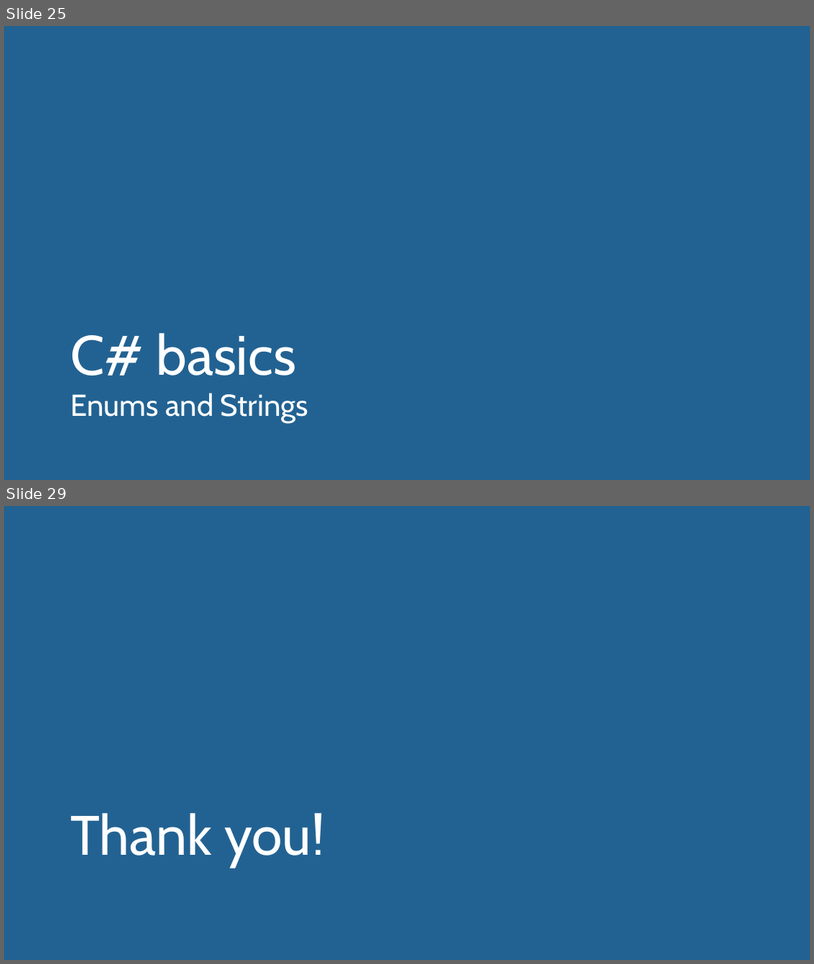
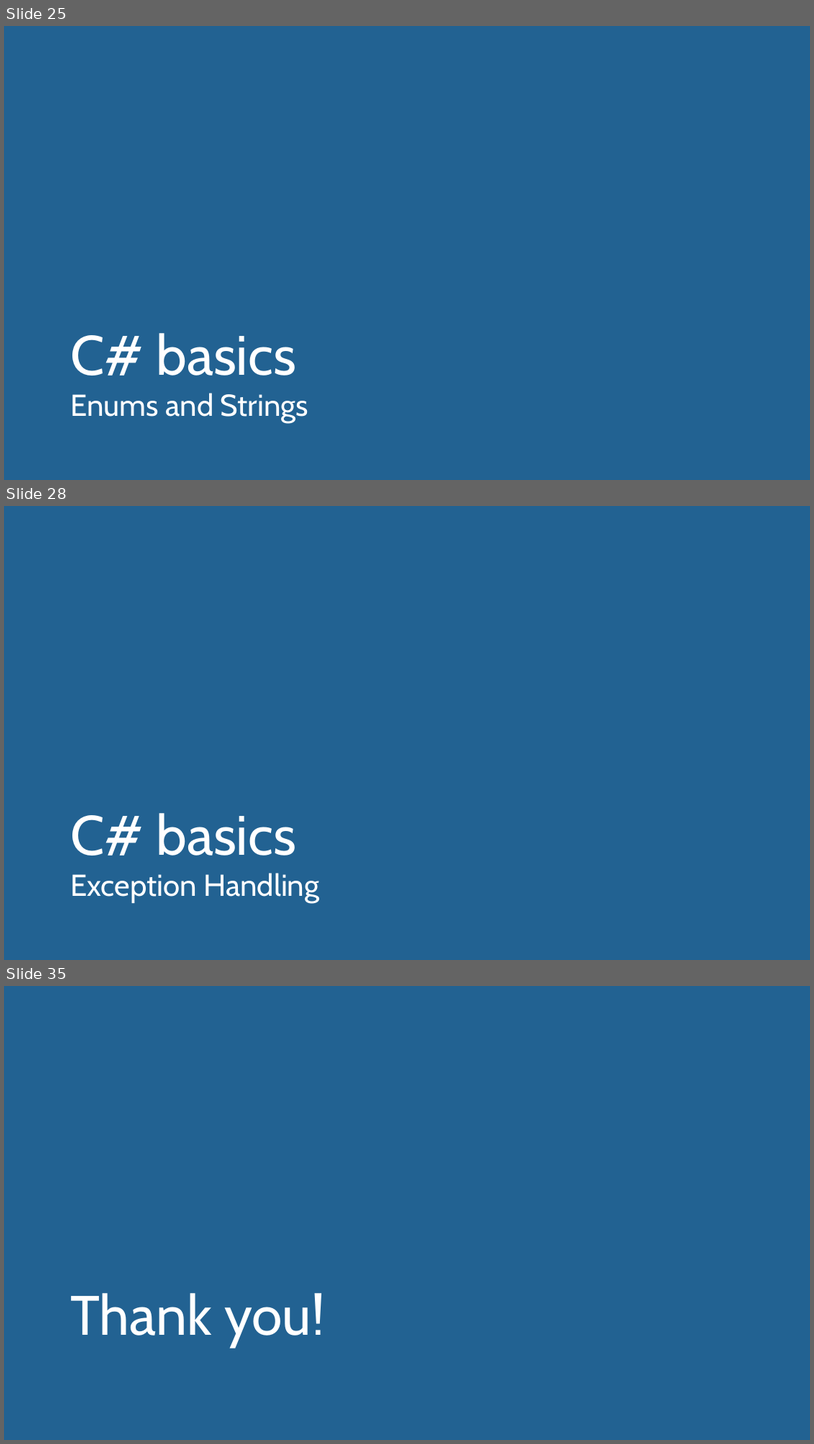
Before and after one commit to user-yalif/ITLeadersCourseAlifanov, a slide deck: Alifanov.ITLeadersCourse/Automated framework with C#.pptx. Shown one above the other, each under a label of ours: slides 25 and 29 before the commit, slides 25, 28 and 35 after it; the slides between them are not shown. The pictures are 814x964 and 814x1444 pixels, drawn with LibreOffice and Linux fonts; fonts in the diff are those of the drawing. Boxes give left, top, right and bottom in pixels: in the first picture for what was removed or moved away, otherwise in the second. Text is boxed around its words. In the diff, an @@ line names an element or a change of style, - is before the commit and + after.

```diff
--- a/Alifanov.ITLeadersCourse/Automated framework with C#.pptx
+++ b/Alifanov.ITLeadersCourse/Automated framework with C#.pptx
@@ slide 28 added at bbox=[4, 506, 810, 960], background #FFFFFF; not listed: 10 template elements that a slide beside it also shows @@
@@ title added at bbox=[4, 506, 810, 960], fill #226292, 36 pt, text #FFFFFF @@
+C# basics
+Exception Handling
@@ what was slide 29 is now slide 35 @@
```
Also in this commit, not shown: 18 slides changed, 5 other slides added, 4 other files.
